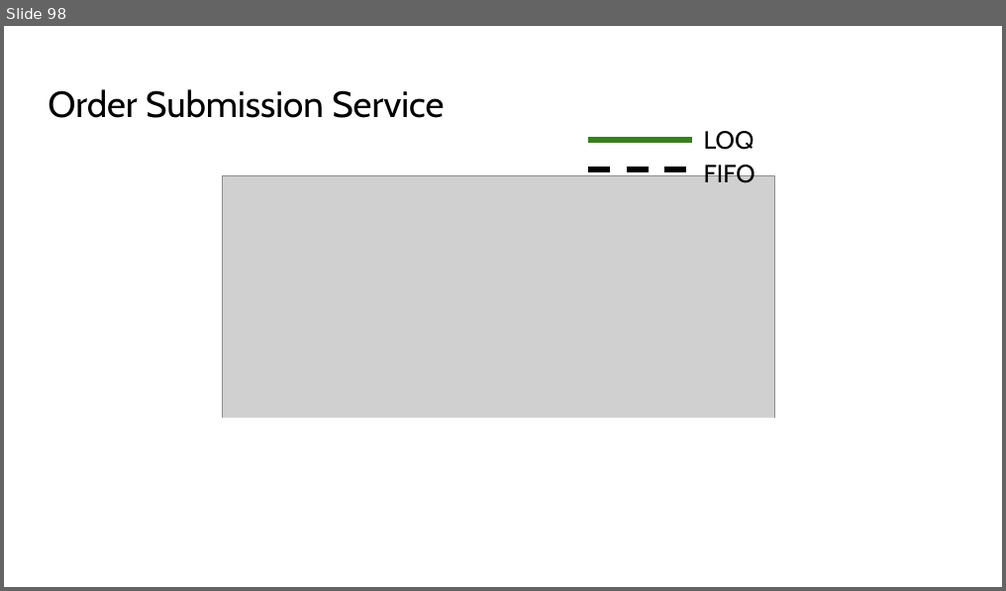
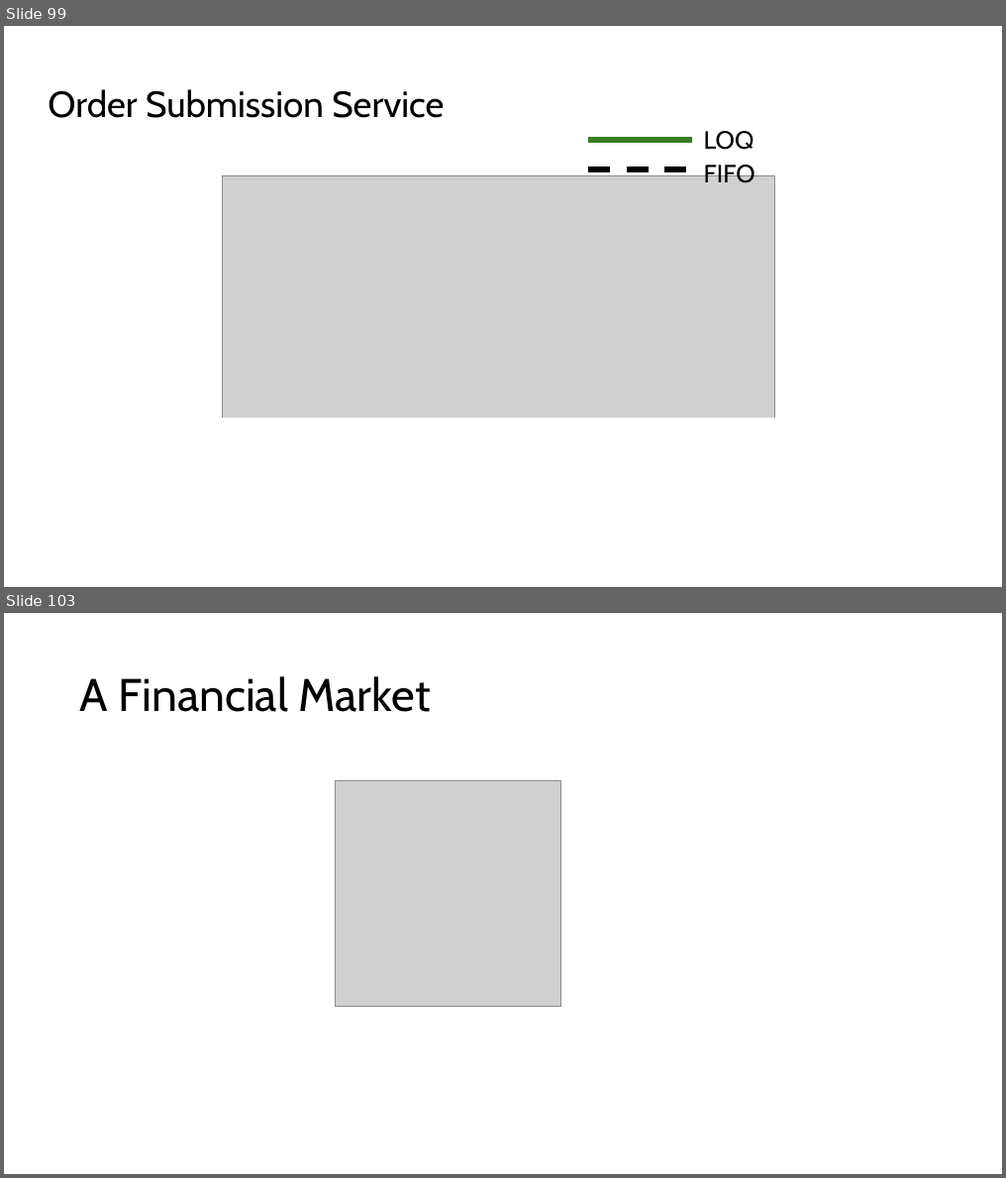
Before and after one commit to HaseebLUMS/Onyx-Presentation, a slide deck: thesis-latency-fairness.pptx. Shown one above the other, each under a label of ours: slide 98 before the commit, slides 99 and 103 after it; the slides between them are not shown. The pictures are 1006x591 and 1006x1178 pixels, drawn with LibreOffice and Linux fonts; fonts in the diff are those of the drawing; grey boxes stand for pictures. Boxes give left, top, right and bottom in pixels: in the first picture for what was removed or moved away, otherwise in the second. Text is boxed around its words. In the diff, an @@ line names an element or a change of style, - is before the commit and + after.

```diff
--- a/thesis-latency-fairness.pptx
+++ b/thesis-latency-fairness.pptx
@@ slide 103 added at [4,613,1002,1174], background #FFFFFF @@
@@ title added at [80,676,430,712], 44 pt, text #000000 @@
+A Financial Market
@@ picture added at [335,780,561,1007] @@
@@ what was slide 98 is now slide 99 @@
```
Also in this commit, not shown: 1 slide changed, 34 other slides added, 1 other file.
